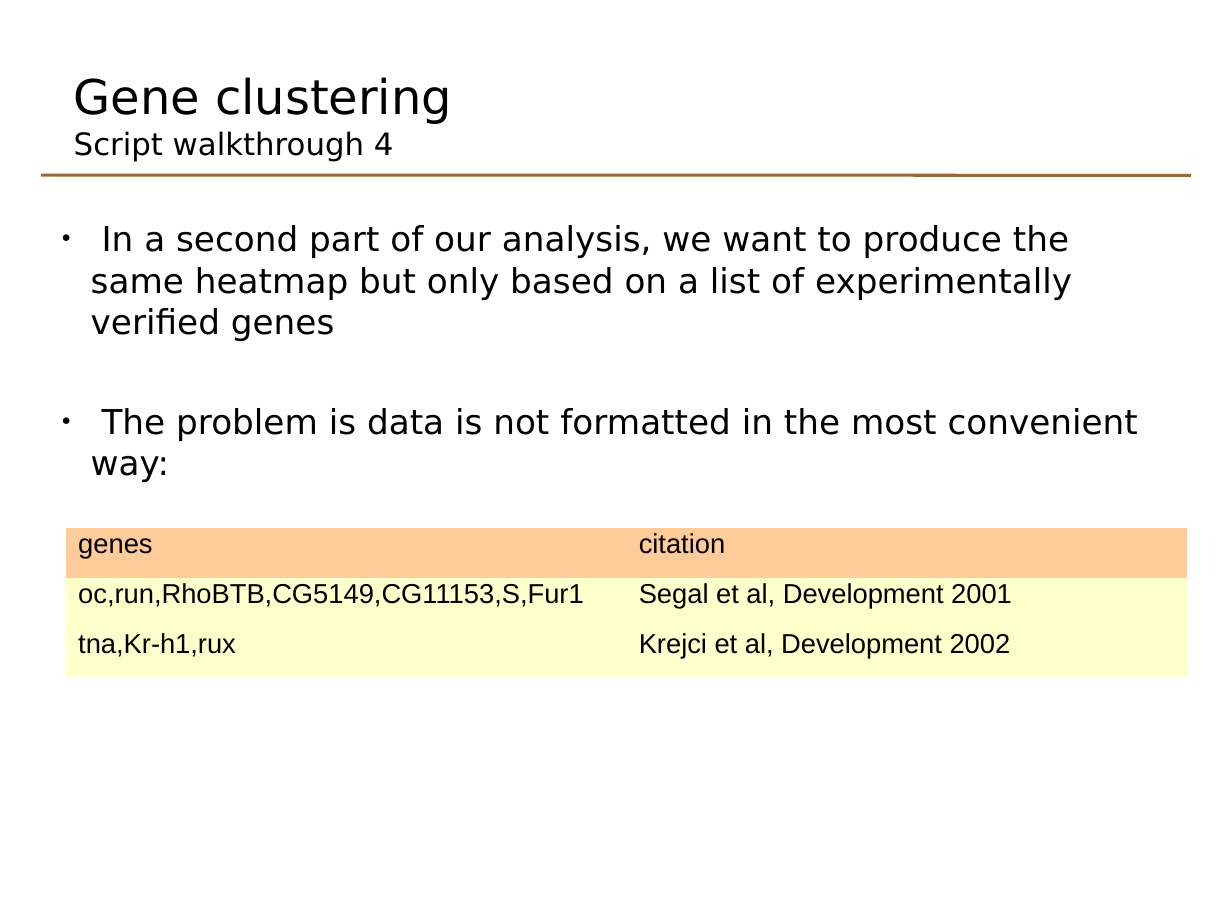
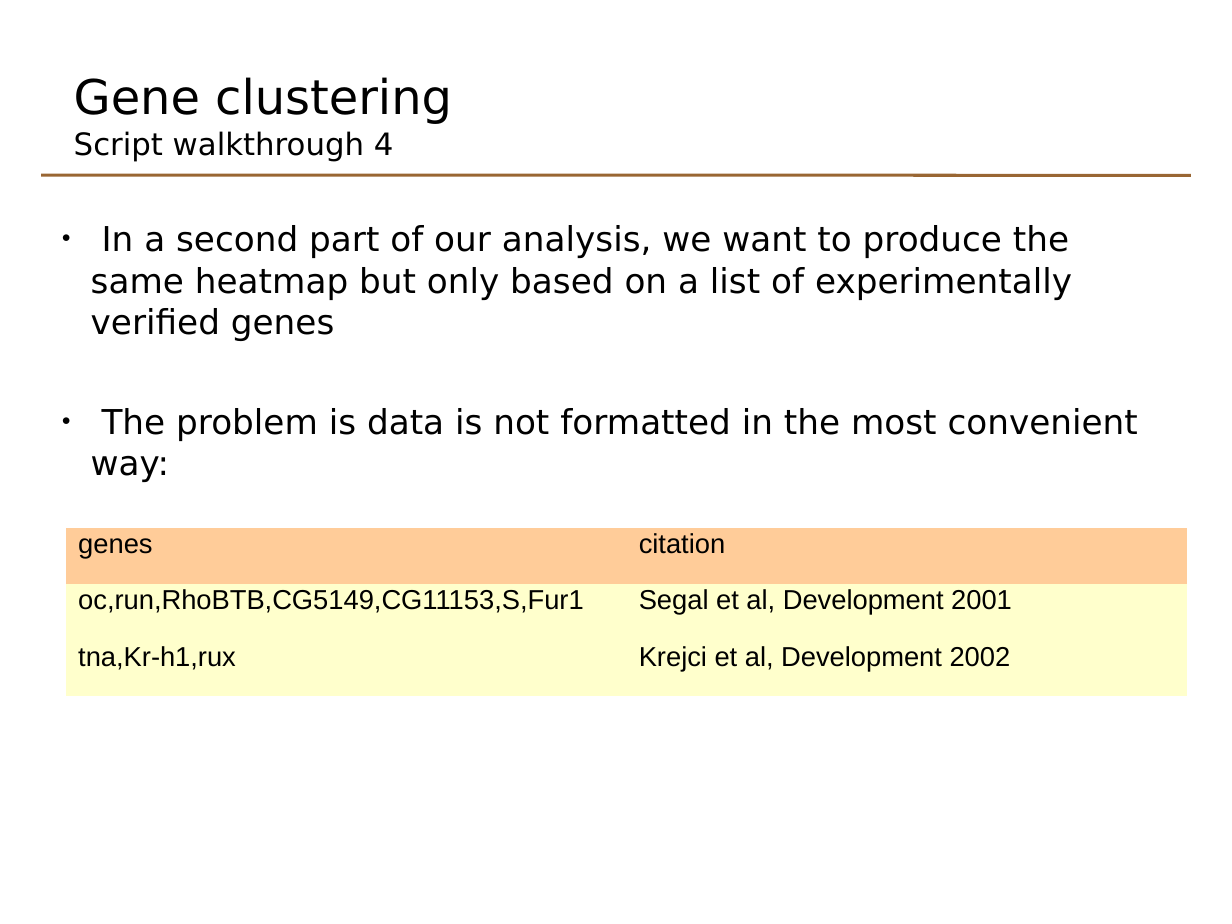
Before and after one commit to johnomics/basicr, a slide deck: slide 42 of Basic_R_Day_2_slides.odp. Drawn at 1232x924 pixels with LibreOffice and Linux fonts; fonts in the diff are those of the drawing. Boxes give left, top, right and bottom in pixels: in the first picture for what was removed or moved away, otherwise in the second. Text is boxed around its words. In the diff, an @@ line names an element or a change of style, - is before the commit and + after.

```diff
--- a/Basic_R_Day_2_slides.odp
+++ b/Basic_R_Day_2_slides.odp
@@ table: place and size @@
-table at box(67, 529, 1188, 678)
+table at box(67, 529, 1188, 696)
```
Also in this commit, not shown: 2 other slides changed, 3 other files.
